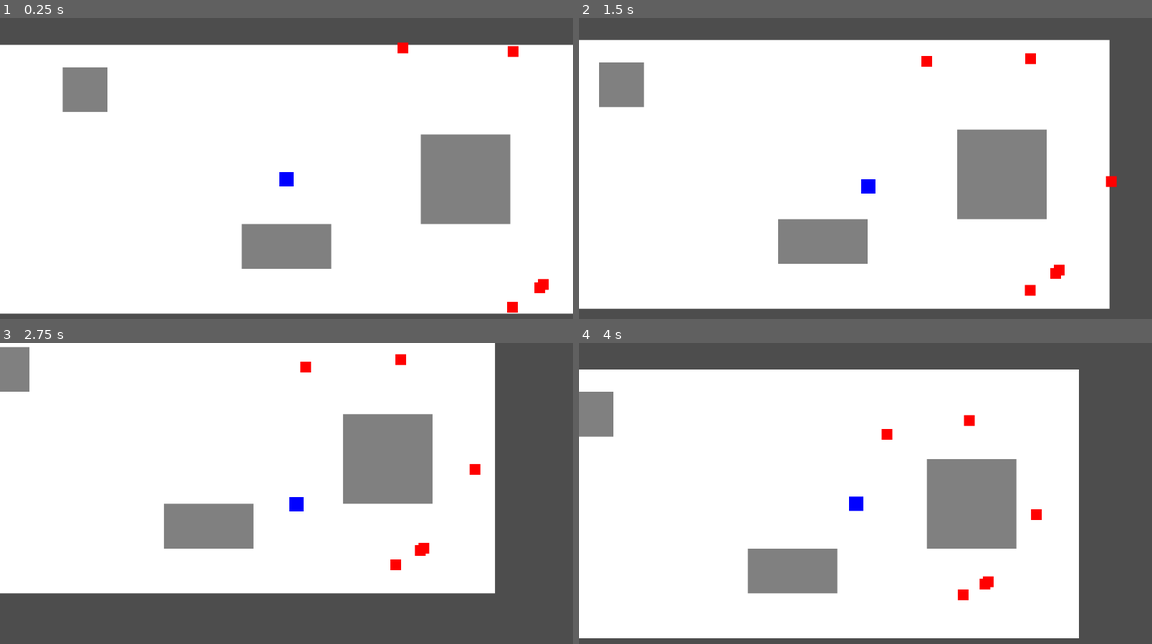
Above: before the commit, frames 1-4 (two rows, left to right).
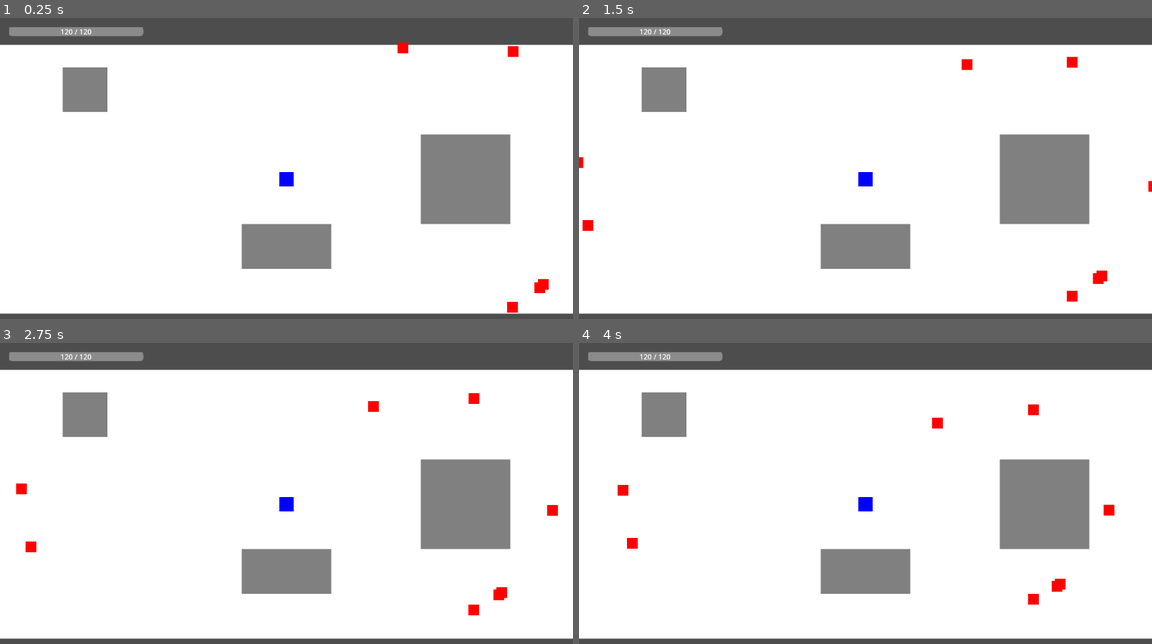
Above: after the commit, the same moments.

Repository: AbsurdEnterprises/ice-survivors-g
Game: Godot game, scene res://scenes/main.tscn
The game is run twice, just before and just after one commit, with the same random seed, the same clock (stepped at 60 frames per second) and the same inputs.
Inputs:
- Up to frame 1 (0.25 s): no input
- Up to frame 2 (1.5 s): hold D (move_right) 0.53-1.28 s; hold S (move_down) from 1.28 s (still down)
- Up to frame 3 (2.75 s): release S (move_down) at 2.03 s; hold D (move_right) from 2.03 s (still down)
- Up to frame 4 (4 s): release D (move_right) at 2.78 s; hold W (move_up) 2.78-3.53 s; hold A (move_left) from 3.53 s (still down)

The runs differ from the first frame. In frame 1, 0.7% of the frame differs, in the area x 1-25%, y 3-6%; in frame 2, 21%; in frame 3, 48%, in the area x 0-100%, y 0-99%; in frame 4, 27%.
Error after the commit: Parse Error: Used tab character for indentation instead of space as used before in the file. (res://scripts/player.gd:20)

Commit message:
Phase 3: Collision and Damage

Diff:
--- a/project.godot
+++ b/project.godot
@@ -7,6 +7,10 @@
 ;   param=value ; assign values to parameters
 
 config_version=5
+
+[autoload]
+
+CollisionManager="*res://scripts/collision_manager.gd"
 
 [application]
 
--- /dev/null
+++ b/scenes/hud.tscn
@@ -0,0 +1,25 @@
+[gd_scene load_steps=2 format=3 uid="uid://bg2j4vxxxhud"]
+
+[ext_resource type="Script" path="res://scripts/hud.gd" id="1_hudgd"]
+
+[node name="HUD" type="CanvasLayer"]
+script = ExtResource("1_hudgd")
+
+[node name="HPBar" type="ProgressBar" parent="."]
+offset_left = 20.0
+offset_top = 20.0
+offset_right = 320.0
+offset_bottom = 40.0
+value = 100.0
+show_percentage = false
+
+[node name="HPLabel" type="Label" parent="HPBar"]
+layout_mode = 1
+anchors_preset = 15
+anchor_right = 1.0
+anchor_bottom = 1.0
+grow_horizontal = 2
+grow_vertical = 2
+text = "120 / 120"
+horizontal_alignment = 1
+vertical_alignment = 1
--- a/scenes/main.tscn
+++ b/scenes/main.tscn
@@ -4,6 +4,8 @@
 [ext_resource type="Script" path="res://scripts/camera.gd" id="2_camera"]
 [ext_resource type="Script" path="res://scripts/enemy_pool.gd" id="3_pool"]
 [ext_resource type="Script" path="res://scripts/enemy_spawner.gd" id="4_spawn"]
+[ext_resource type="PackedScene" uid="uid://bg2j4vxxxhud" path="res://scenes/hud.tscn" id="5_hud"]
+[ext_resource type="Script" path="res://scripts/xp_pool.gd" id="6_xppool"]
 
 [node name="Main" type="Node2D"]
 
@@ -50,7 +52,12 @@
 [node name="EnemyPool" type="Node" parent="."]
 script = ExtResource("3_pool")
 
-[node name="EnemySpawner" type="Node" parent="."]
+[node name="EnemySpawner" type="Node" parent="." groups=["spawner"]]
 script = ExtResource("4_spawn")
 pool_path = NodePath("../EnemyPool")
 player_path = NodePath("../Player")
+
+[node name="XPPool" type="Node" parent="." groups=["xp_pool"]]
+script = ExtResource("6_xppool")
+
+[node name="HUD" parent="." groups=["hud"] instance=ExtResource("5_hud")]
--- /dev/null
+++ b/scenes/xp_gem.tscn
@@ -0,0 +1,23 @@
+[gd_scene load_steps=3 format=3 uid="uid://cx4xpgemxpx1"]
+
+[ext_resource type="Script" path="res://scripts/xp_gem.gd" id="1_xpgem"]
+
+[sub_resource type="RectangleShape2D" id="RectangleShape2D_gemshp"]
+size = Vector2(12, 12)
+
+[node name="XPGem" type="Area2D" groups=["xp_gem"]]
+collision_layer = 4
+collision_mask = 0
+script = ExtResource("1_xpgem")
+
+[node name="ColorRect" type="ColorRect" parent="."]
+offset_left = -6.0
+offset_top = -6.0
+offset_right = 6.0
+offset_bottom = 6.0
+rotation = 0.785398
+pivot_offset = Vector2(6, 6)
+color = Color(0, 1, 0, 1)
+
+[node name="CollisionShape2D" type="CollisionShape2D" parent="."]
+shape = SubResource("RectangleShape2D_gemshp")
--- /dev/null
+++ b/scripts/collision_manager.gd
@@ -0,0 +1,26 @@
+extends Node
+
+const CELL_SIZE: int = 128
+var grid: Dictionary = {}
+
+func _physics_process(_delta: float) -> void:
+    grid.clear()
+
+func register(entity: Node, pos: Vector2, e_type: String) -> void:
+    var cell = get_cell(pos)
+    if not grid.has(cell):
+        grid[cell] = []
+    grid[cell].append({"node": entity, "pos": pos, "type": e_type})
+
+func get_cell(pos: Vector2) -> Vector2i:
+    return Vector2i(floor(pos.x / CELL_SIZE), floor(pos.y / CELL_SIZE))
+
+func get_nearby(pos: Vector2) -> Array:
+    var cell = get_cell(pos)
+    var result = []
+    for dx in range(-1, 2):
+        for dy in range(-1, 2):
+            var c = cell + Vector2i(dx, dy)
+            if grid.has(c):
+                result.append_array(grid[c])
+    return result
--- a/scripts/enemy.gd
+++ b/scripts/enemy.gd
@@ -88,3 +88,15 @@
         velocity = dir * base_speed
 
     move_and_slide()
+    CollisionManager.register(self, global_position, "enemy")
+
+func take_damage(amount: float) -> void:
+    if not is_active: return
+    current_hp -= amount
+    if current_hp <= 0:
+        die()
+
+func die() -> void:
+    if get_tree().has_group("xp_pool"):
+        get_tree().get_first_node_in_group("xp_pool").spawn_gem(global_position, xp_value)
+    deactivate()
--- /dev/null
+++ b/scripts/hud.gd
@@ -0,0 +1,9 @@
+extends CanvasLayer
+
+@onready var hp_bar: ProgressBar = $HPBar
+@onready var hp_label: Label = $HPBar/HPLabel
+
+func update_hp(current: float, maximum: float) -> void:
+    hp_bar.max_value = maximum
+    hp_bar.value = current
+    hp_label.text = str(floor(current)) + " / " + str(floor(maximum))
--- a/scripts/player.gd
+++ b/scripts/player.gd
@@ -5,8 +5,65 @@
 var current_hp: float = 120.0
 var xp_radius: float = 64.0
 
-func _physics_process(_delta: float) -> void:
+var is_invulnerable: bool = false
+var i_frame_timer: float = 0.0
+var blink_timer: float = 0.0
+var armor: float = 0.0
+
+@onready var color_rect: ColorRect = $ColorRect
+
+func _ready() -> void:
+    current_hp = max_hp
+    if get_tree().has_group("hud"):
+        get_tree().get_nodes_in_group("hud")[0].update_hp(current_hp, max_hp)
+
+func _physics_process(delta: float) -> void:
 	var input_dir := Input.get_vector("move_left", "move_right", "move_up", "move_down")
 	velocity = input_dir * base_speed
 	move_and_slide()
 	global_position.y = clamp(global_position.y, -300.0, 300.0)
+
+	if is_invulnerable:
+		i_frame_timer -= delta
+		blink_timer -= delta
+		if blink_timer <= 0:
+			color_rect.visible = not color_rect.visible
+			blink_timer = 0.05
+		if i_frame_timer <= 0:
+			is_invulnerable = false
+			color_rect.visible = true
+	else:
+		check_enemy_collisions()
+
+func check_enemy_collisions() -> void:
+	var nearby = CollisionManager.get_nearby(global_position)
+	var my_rect = Rect2(global_position.x - 16, global_position.y - 16, 32, 32)
+	for ent in nearby:
+		if ent["type"] == "enemy" and is_instance_valid(ent["node"]) and ent["node"].is_active:
+			var enemy = ent["node"]
+			# Simple distance check for fast collision (circle approx)
+			if global_position.distance_squared_to(enemy.global_position) < 400.0: # ~20px overlap
+				take_damage(enemy.damage)
+				break
+
+func take_damage(base_dmg: float) -> void:
+	var spawner = get_tree().get_first_node_in_group("spawner")
+	var t_min = 0.0
+	if spawner: t_min = spawner.time_elapsed / 60.0
+
+	var damage_taken = max(1.0, base_dmg * (1.0 + t_min * 0.08) - armor)
+	current_hp -= damage_taken
+
+	if get_tree().has_group("hud"):
+		get_tree().get_nodes_in_group("hud")[0].update_hp(current_hp, max_hp)
+
+	if current_hp <= 0:
+		die()
+	else:
+		is_invulnerable = true
+		i_frame_timer = 0.5
+		blink_timer = 0.05
+
+func die() -> void:
+	print("Game Over")
+	get_tree().paused = true
--- /dev/null
+++ b/scripts/xp_gem.gd
@@ -0,0 +1,20 @@
+extends Area2D
+class_name XPGem
+
+var is_active: bool = false
+var xp_value: int = 1
+
+func activate(start_pos: Vector2, val: int) -> void:
+    global_position = start_pos
+    xp_value = val
+    is_active = true
+    visible = true
+    $CollisionShape2D.set_deferred("disabled", false)
+
+func deactivate() -> void:
+    is_active = false
+    visible = false
+    $CollisionShape2D.set_deferred("disabled", true)
+    global_position = Vector2(-9999, -9999)
+    if has_meta("pool"):
+        get_meta("pool").return_gem(self)
--- /dev/null
+++ b/scripts/xp_pool.gd
@@ -0,0 +1,61 @@
+extends Node
+
+@export var gem_scene: PackedScene
+var pool_size: int = 300
+var pool: Array[Node] = []
+var active_gems: Array[Node] = []
+
+func _ready() -> void:
+    gem_scene = preload("res://scenes/xp_gem.tscn")
+    for i in range(pool_size):
+        var gem = gem_scene.instantiate()
+        gem.is_active = false
+        gem.visible = false
+        if gem.has_node("CollisionShape2D"):
+            gem.get_node("CollisionShape2D").set_deferred("disabled", true)
+        gem.global_position = Vector2(-9999, -9999)
+        gem.set_meta("pool", self)
+        add_child(gem)
+        pool.append(gem)
+
+func spawn_gem(pos: Vector2, val: int) -> void:
+    if pool.is_empty():
+        merge_gems()
+        if pool.is_empty():
+            return
+
+    var gem = pool.pop_back()
+    gem.activate(pos, val)
+    active_gems.append(gem)
+
+func return_gem(gem: Node) -> void:
+    gem.deactivate()
+    active_gems.erase(gem)
+    pool.append(gem)
+
+func merge_gems() -> void:
+    # Phase 4 specifies merging if > 200 gems. We use 300 capacity so we merge if we run out.
+    if active_gems.size() < 2: return
+
+    var total_val = 0
+    var center = Vector2.ZERO
+    for g in active_gems:
+        total_val += g.xp_value
+        center += g.global_position
+
+    center /= active_gems.size()
+
+    # Deactivate all active gems manually to repool
+    for i in range(active_gems.size() - 1, -1, -1):
+        var g = active_gems[i]
+        g.is_active = false
+        g.visible = false
+        g.get_node("CollisionShape2D").set_deferred("disabled", true)
+        g.global_position = Vector2(-9999, -9999)
+        pool.append(g)
+
+    active_gems.clear()
+
+    var mega_gem = pool.pop_back()
+    mega_gem.activate(center, total_val)
+    active_gems.append(mega_gem)
Not shown, changed: .DS_Store
